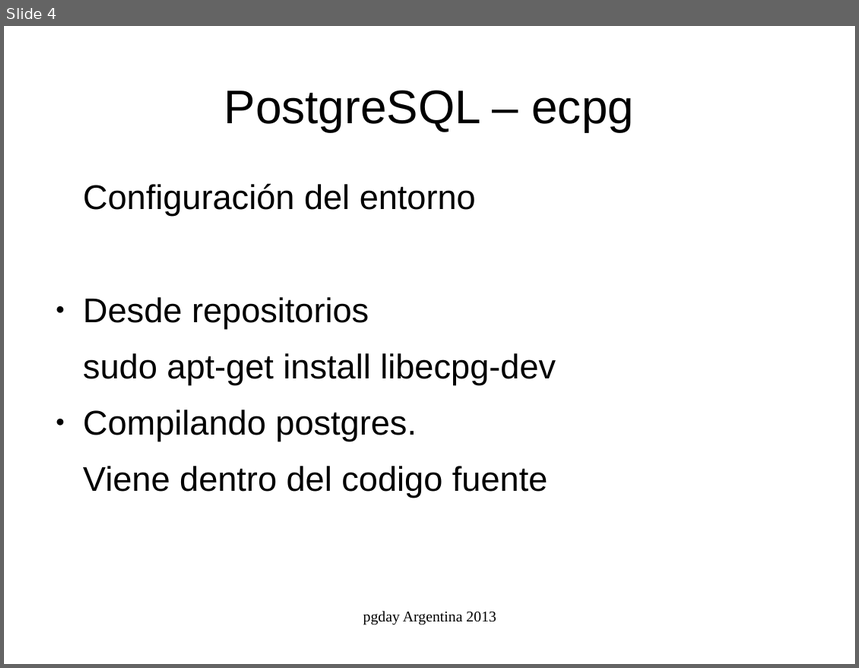
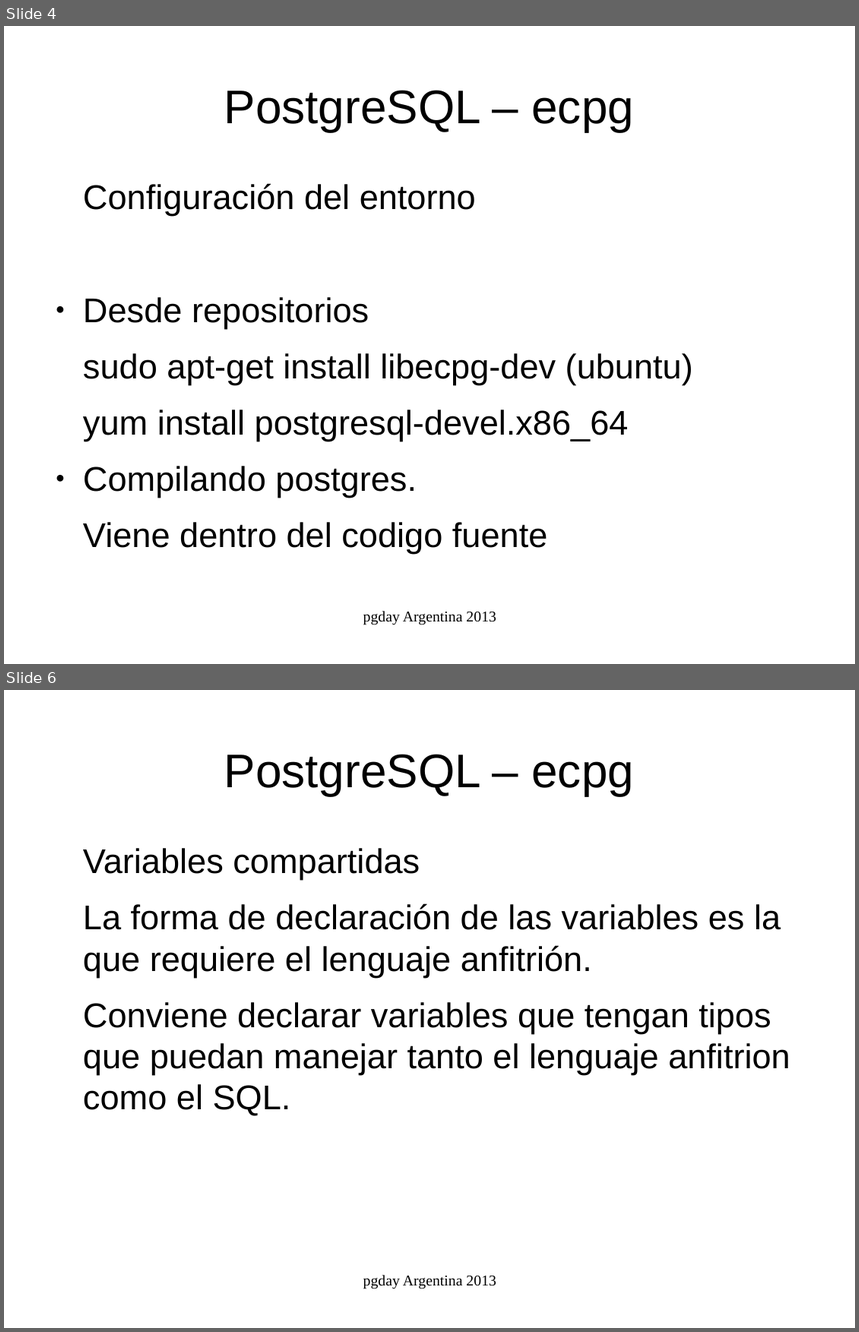
Before and after one commit to marcelorauldiaz/pgday_ecpg, a slide deck: ecpg.odp. Shown one above the other, each under a label of ours: slide 4 before the commit, slides 4 and 6 after it; the slides between them are not shown. The pictures are 859x668 and 859x1332 pixels, drawn with LibreOffice and Linux fonts; fonts in the diff are those of the drawing. Boxes give left, top, right and bottom in pixels: in the first picture for what was removed or moved away, otherwise in the second. Text is boxed around its words. In the diff, an @@ line names an element or a change of style, - is before the commit and + after.

```diff
--- a/ecpg.odp
+++ b/ecpg.odp
@@ slide 6 added at (x1=4, y1=690, x2=855, y2=1328), background #FFFFFF @@
@@ title added at (x1=224, y1=754, x2=634, y2=796), 44 pt, text #000000 @@
+PostgreSQL – ecpg
@@ text added at (x1=83, y1=848, x2=791, y2=1116), 32 pt, text #000000 @@
+Variables compartidas
+La forma de declaración de las variables es la que requiere el lenguaje anfitrión.
+Conviene declarar variables que tengan tipos que puedan manejar tanto el lenguaje anfitrion como el SQL.
@@ text added at (x1=363, y1=1275, x2=496, y2=1290), 14 pt, text #000000 @@
+pgday Argentina 2013
@@ slide 4 changed as well @@
@@ text at (x1=83, y1=354, x2=693, y2=442): text changed @@
-sudo apt-get install libecpg-dev
+sudo apt-get install libecpg-dev (ubuntu)
+yum install postgresql-devel.x86_64
```
Also in this commit, not shown: 4 other slides changed, 4 other slides added, 7 other files.
